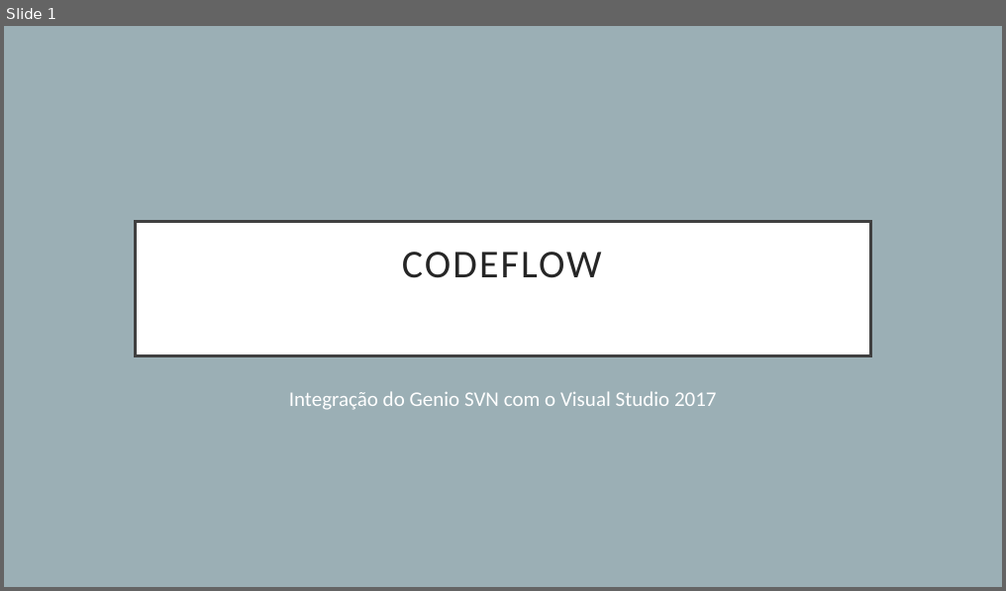
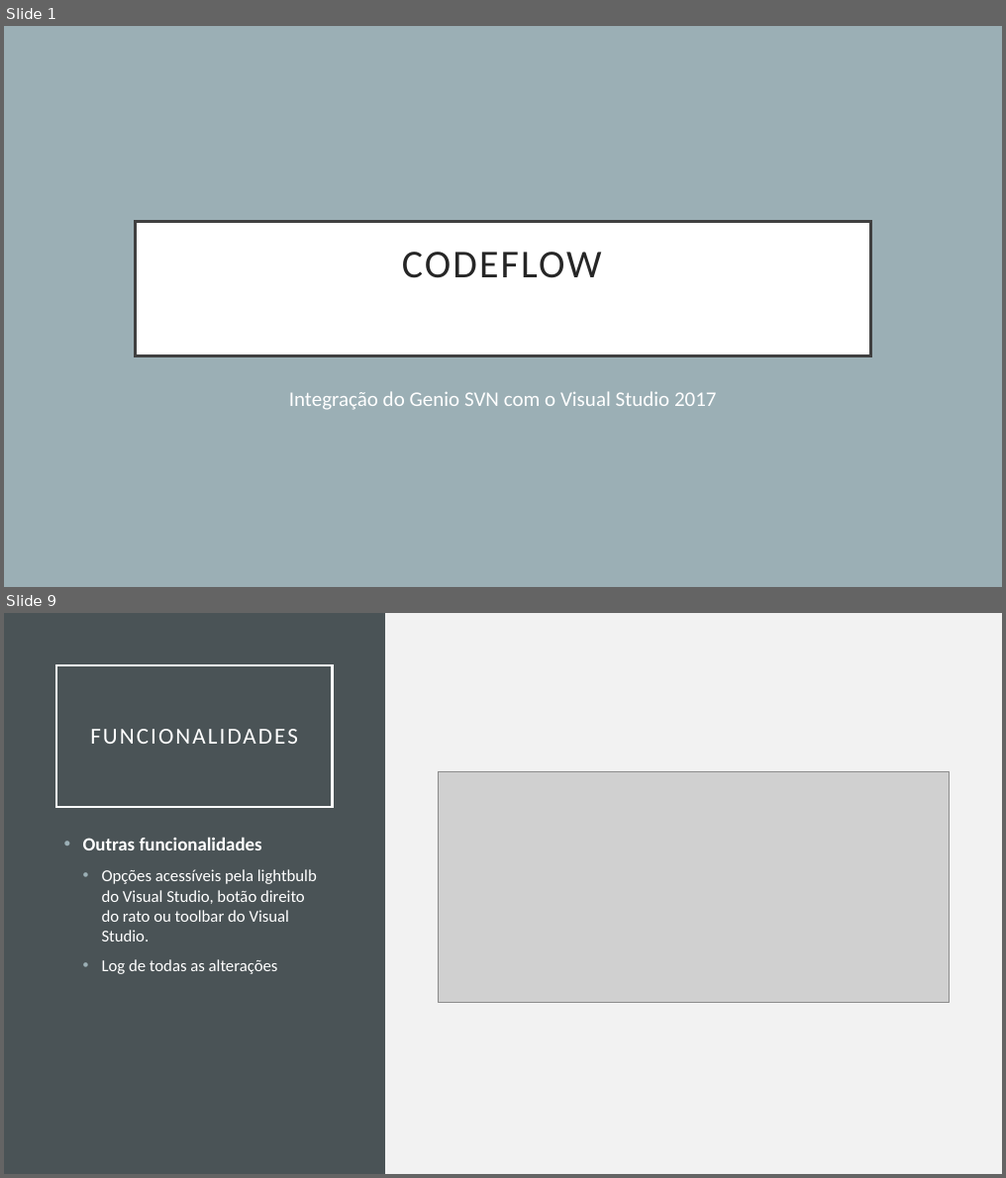
Before and after one commit to tparreira93/CodeFlow, a slide deck: ManualCode/Apresentacao/CodeFlow.pptx. Shown one above the other, each under a label of ours: slide 1 before the commit, slides 1 and 9 after it; the slides between them are not shown. The pictures are 1006x591 and 1006x1178 pixels, drawn with LibreOffice and Linux fonts; fonts in the diff are those of the drawing; grey boxes stand for pictures. Boxes give left, top, right and bottom in pixels: in the first picture for what was removed or moved away, otherwise in the second. Text is boxed around its words. In the diff, an @@ line names an element or a change of style, - is before the commit and + after.

```diff
--- a/ManualCode/Apresentacao/CodeFlow.pptx
+++ b/ManualCode/Apresentacao/CodeFlow.pptx
@@ slide 9 added at (x1=4, y1=613, x2=1002, y2=1174), background #F2F2F2 @@
@@ rectangle added at (x1=4, y1=613, x2=385, y2=1174), fill #4A5356 @@
@@ title added at (x1=56, y1=665, x2=332, y2=807), outline #FFFFFF 2.5 pt, 22 pt, text #FFFFFF @@
+FUNCIONALIDADES
@@ picture added at (x1=438, y1=771, x2=949, y2=1003) @@
@@ text added at (x1=83, y1=837, x2=317, y2=974), 16 pt, text #FFFFFF @@
+• Outras funcionalidades
+  • Opções acessíveis pela lightbulb do Visual Studio, botão direito do rato ou toolbar do Visual Studio.
+  • Log de todas as alterações
```
Also in this commit, not shown: 6 slides changed, 4 other slides added, 5 other files.
